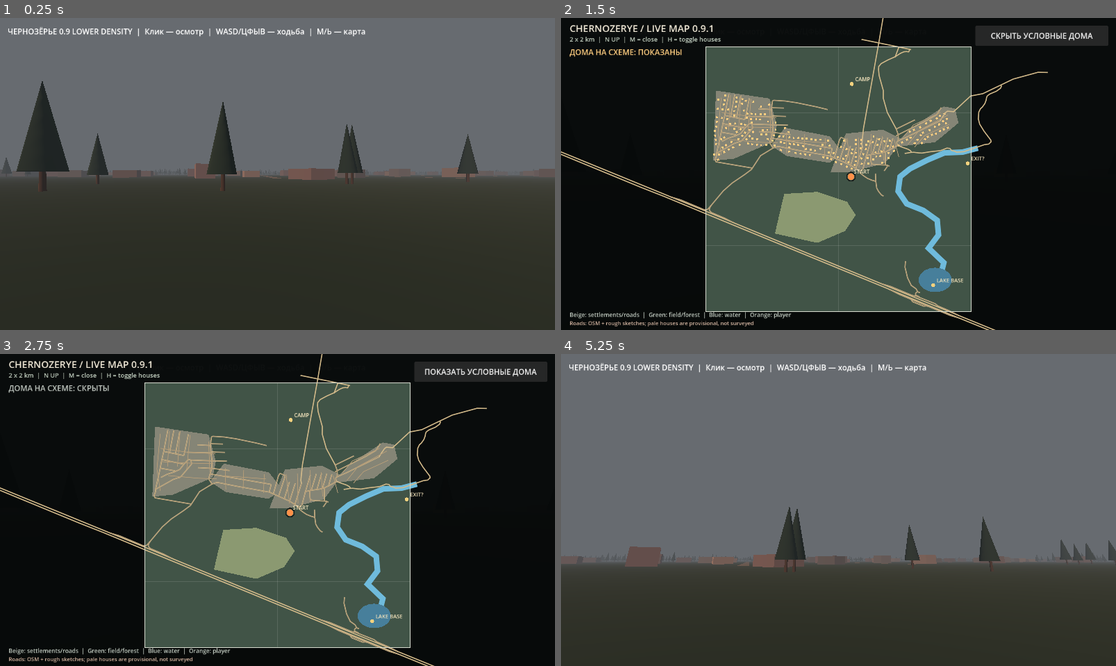
Above: before the commit, frames 1-4 (two rows, left to right).
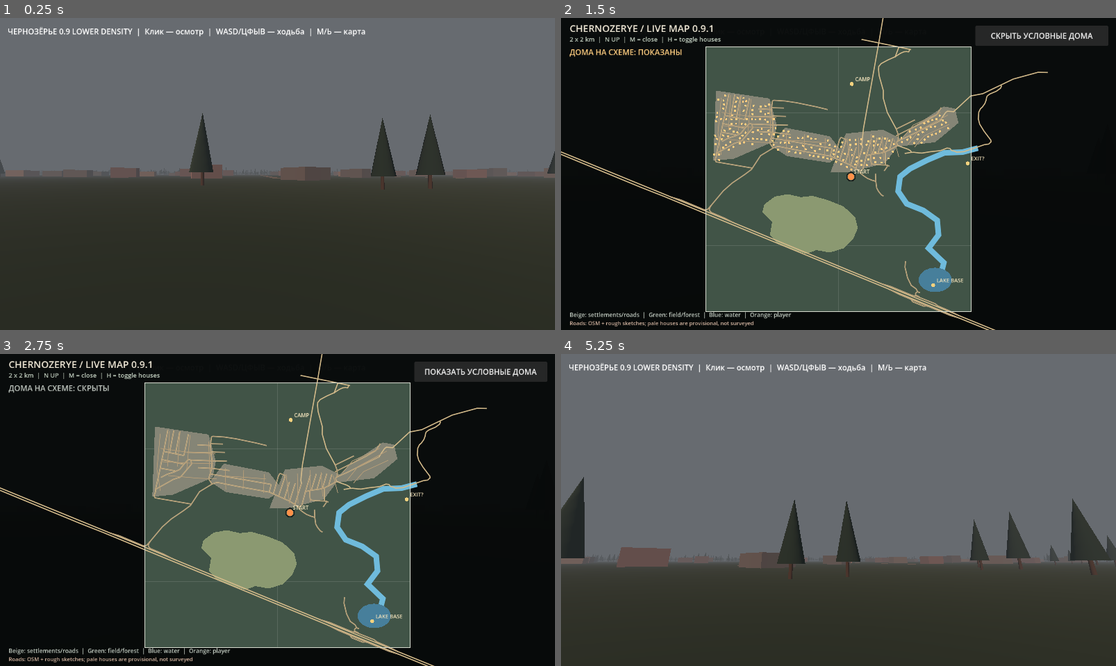
Above: after the commit, the same moments.

Repository: blacklambcult/chernozerye
Game: Godot game, scene res://main.tscn
Two runs of this game, one before a commit and one after it. Both use one fixed random seed, a clock stepped at 60 frames per second and the inputs below.
Inputs (mouse positions are in pixels of both pictures, inside the frame that each line leads up to):
- Up to frame 1 (0.25 s): no input
- Up to frame 2 (1.5 s): tap Enter at 0.5 s; move the mouse to (960, 158) at 0.52 s; hold D 0.53-1.25 s; tap M at 0.6 s; click (960, 158) at 0.67 s; tap Space at 0.77 s; click "ПОКАЗАТЬ УСЛОВНЫЕ ДОМА" at 1.25 s
- Up to frame 3 (2.75 s): click "СКРЫТЬ УСЛОВНЫЕ ДОМА" at 2 s
- Up to frame 4 (5.25 s): tap Space at 2.75, 3.02, 4.25, 4.52 s; move the mouse to (727, 525) at 2.77 s; hold S 2.78-3.53 s; tap Shift at 2.85 s; tap Enter at 3.5 s; move the mouse to (894, 441) at 3.52 s; hold D 3.53-4.28 s; tap H at 3.6 s; move the mouse to (810, 572) at 4.27 s; hold W from 4.28 s (still down); tap M at 4.35 s; click (810, 572) at 4.42 s; move the mouse to (877, 513) at 5.02 s; hold Shift from 5.03 s (still down)

The runs differ from the first frame. In frame 1, 5.0% of the frame differs, in the area x 0-100%, y 20-56%; in frame 2, 1.5%; in frame 3, 1.0%; in frame 4, 4.0%.

Commit message:
feat: irregular open meadow, wooded island, sparse scrub and field track in 3D

Diff:
--- a/godot/geography_v07.gd
+++ b/godot/geography_v07.gd
@@ -15,10 +15,26 @@
 var house_positions: Array[Vector2] = []
 var house_footprints: Array[Dictionary] = []
 var settlements: Array = []
+# Provisional, artist-designed field silhouette. NOT surveyed Google contours.
 var meadow := PackedVector2Array([
-    Vector2(-480, -410), Vector2(-410, -110), Vector2(-160, -95),
-    Vector2(65, -170), Vector2(130, -270), Vector2(50, -390),
-    Vector2(-160, -480)
+    Vector2(-560, -190), Vector2(-480, -130), Vector2(-380, -112),
+    Vector2(-285, -135), Vector2(-195, -125), Vector2(-85, -156),
+    Vector2(40, -205), Vector2(126, -290), Vector2(146, -367),
+    Vector2(112, -450), Vector2(42, -520), Vector2(-65, -553),
+    Vector2(-168, -535), Vector2(-244, -564), Vector2(-335, -532),
+    Vector2(-455, -490), Vector2(-518, -420), Vector2(-501, -323),
+    Vector2(-574, -247)
+])
+# Forest island in the lower-western portion of the open ground.
+var meadow_island := PackedVector2Array([
+    Vector2(-370, -395), Vector2(-340, -356), Vector2(-285, -352),
+    Vector2(-246, -380), Vector2(-228, -435), Vector2(-270, -489),
+    Vector2(-334, -481), Vector2(-369, -441)
+])
+# A narrow, illustrative farm track along the northern meadow boundary.
+var field_track := PackedVector2Array([
+    Vector2(-515, -175), Vector2(-426, -148), Vector2(-330, -150),
+    Vector2(-223, -156), Vector2(-110, -176), Vector2(6, -217)
 ])
 var lake_center := Vector2(730, -760)
 var river_path := PackedVector2Array([
@@ -60,6 +76,7 @@
 
     _add_street_details()
     _draw_meadow()
+    _draw_field_scrub()
     _draw_river()
     _draw_lake()
     _draw_houses()
@@ -140,7 +157,42 @@
     add_child(node)
 
 func _draw_meadow() -> void:
-    _draw_flat_polygon(meadow, Color("#667451"), 0.018)
+    _draw_flat_polygon(meadow, Color("#697957"), 0.018)
+    _draw_flat_polygon(meadow_island, Color("#344d3a"), 0.031)
+    _draw_strip(field_track, 2.3, Color("#8c856a"), 0.040)
+
+func _draw_field_scrub() -> void:
+    # Low-poly shrubs are decorative. Sparse enough to preserve an open field.
+    var bush_mesh := SphereMesh.new()
+    bush_mesh.radius = 0.72
+    bush_mesh.height = 1.0
+    bush_mesh.radial_segments = 6
+    bush_mesh.rings = 3
+    var bush_positions: Array[Vector3] = []
+    for i in range(1500):
+        if bush_positions.size() >= 180:
+            break
+        var p := Vector2(rng.randf_range(-570.0, 150.0), rng.randf_range(-565.0, -110.0))
+        if not _is_in_poly(p, meadow) or _is_in_poly(p, meadow_island):
+            continue
+        if _close_to_road(p, 5.0):
+            continue
+        if rng.randf() > 0.25:
+            continue
+        bush_positions.append(Vector3(p.x, 0.42, -p.y))
+    if bush_positions.is_empty():
+        return
+    var multi := MultiMesh.new()
+    multi.transform_format = MultiMesh.TRANSFORM_3D
+    multi.mesh = bush_mesh
+    multi.instance_count = bush_positions.size()
+    for i in range(bush_positions.size()):
+        var scale := rng.randf_range(0.75, 1.55)
+        multi.set_instance_transform(i, Transform3D(Basis.IDENTITY.scaled(Vector3.ONE * scale), bush_positions[i]))
+    var node := MultiMeshInstance3D.new()
+    node.multimesh = multi
+    node.material_override = _mat(Color("#46583d"))
+    add_child(node)
 
 func _draw_river() -> void:
     _draw_strip(river_path, 32.0, Color("#273f46"), 0.045)
@@ -278,11 +330,16 @@
     # Populate forests outside housing, meadow, water and road envelopes.
     # This fills OSM gaps, but is NOT an exact tree-by-tree reconstruction.
     var positions: Array[Vector3] = []
+    # Dense island grove inside the otherwise open meadow.
+    for j in range(260):
+        var island_p := Vector2(rng.randf_range(-374.0, -224.0), rng.randf_range(-495.0, -348.0))
+        if _is_in_poly(island_p, meadow_island):
+            positions.append(Vector3(island_p.x, 0.0, -island_p.y))
     for i in range(42000):
         if positions.size() >= TREE_LIMIT:
             break
         var p := Vector2(rng.randf_range(-MAP_HALF, MAP_HALF), rng.randf_range(-MAP_HALF, MAP_HALF))
-        if _is_housing(p) or _is_in_poly(p, meadow) or _is_water(p):
+        if _is_housing(p) or (_is_in_poly(p, meadow) and not _is_in_poly(p, meadow_island)) or _is_water(p):
             continue
         if _close_to_road(p, 9.0):
             continue
